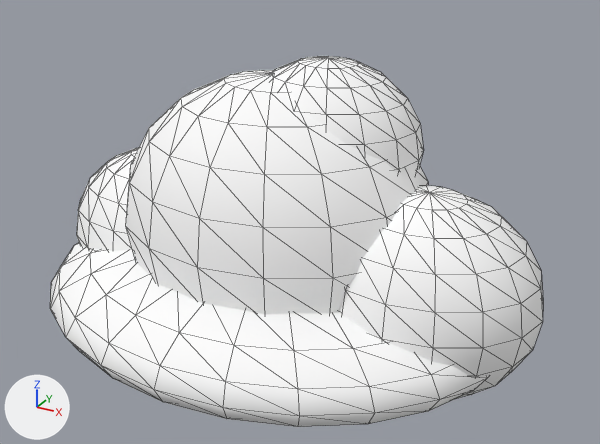
The glTF model smash-areia/godot/assets/models/cloud_puff.glb, before and after one commit.
The view is the same before and after, from a camera (50 mm lens) standing at (2.09, -3.53, 2.2) and looking at (0.15, 0.0, 0.44). The axes (+X, +Y, +Z) are drawn at lower left. The lights are the same throughout. The first picture is the older version. Mesh edges are drawn as thin lines.

The scene before the commit, as lines of its bpy script (objects in view):
```python
me_cloud = bpy.data.meshes.new('Cloud')
me_cloud.from_pydata(...)  # a UV sphere (24 segments, 10 rings, poles along z) spanning x -1.33..1.33, y -1.1..1.1, z -0.32..0.32; a UV sphere (16 segments, 10 rings, poles along z) spanning x -0.85..0.85, y -0.72..0.72, z -0.31..1.21; a UV sphere (16 segments, 10 rings, poles along z) spanning x 0.25..1.45, y -0.51..0.51, z -0.34..0.74; a UV sphere (16 segments, 10 rings, poles along z) spanning x -1.35..-0.25, y -0.42..0.52, z -0.31..0.68; a UV sphere (16 segments, 10 rings, poles along z) spanning x -0.25..0.75, y -0.33..0.53, z 0.4..1.3
me_cloud.materials.append(mat_cloud)  # white #ffffff
ob_cloud = bpy.data.objects.new('Cloud', me_cloud)
ob_cloud.location = (0.0, 0.0, 0.0)
```
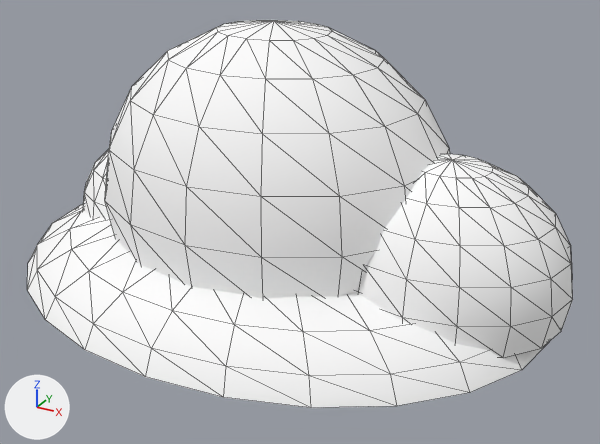
Pixel boxes [x1, y1, x2, y2] of what changed, in the pictures (600 x 444 px):
'Cloud', reshaped (11% wider): before [50, 56, 543, 427]; after [27, 20, 573, 408]
part 1 of me_cloud, rebuilt: before [50, 243, 489, 427]; after [27, 204, 549, 408]
part 2 of me_cloud, rebuilt (14% wider, 14% taller): before [126, 70, 428, 314]; after [105, 20, 450, 299]
part 3 of me_cloud, rebuilt: before [339, 185, 543, 399]; after [357, 154, 573, 358]
part 4 of me_cloud, rebuilt: before [77, 147, 139, 251]; after [83, 149, 110, 218]
part 5 of me_cloud, deleted: before [271, 56, 423, 175]

Patch to the scene script:
```diff
--- a/smash-areia/godot/assets/models/cloud_puff.glb.py
+++ b/smash-areia/godot/assets/models/cloud_puff.glb.py
@@ me_cloud @@
 # used by ob_cloud; location = (0.0, 0.0, 0.0)
-me_cloud.from_pydata(...)  # 802 vertices, 1584 faces; spans x -1.35..1.45, y -1.1..1.1, z -0.34..1.3
+me_cloud.from_pydata(...)  # 428 vertices, 776 faces; spans x -1.49..1.57, y -1.15..1.15, z 0.09..1.47
+# me_cloud part 1: the loose piece of 218 vertices spanning x -1.33..1.33, y -1.1..1.1, z -0.32..0.32 is rebuilt with 121 vertices and now spans x -1.49..1.49, y -1.15..1.15, z 0.1..0.48
+# me_cloud part 2: the loose piece of 146 vertices spanning x -0.85..0.85, y -0.72..0.72, z -0.31..1.21 is rebuilt with 113 vertices and now spans x -0.95..0.95, y -0.81..0.81, z 0.09..1.47
+# me_cloud part 3: the loose piece of 146 vertices spanning x 0.25..1.45, y -0.51..0.51, z -0.34..0.74 is rebuilt with 97 vertices and now spans x 0.33..1.57, y -0.53..0.53, z 0.17..0.92
+# me_cloud part 4: the loose piece of 146 vertices spanning x -1.35..-0.25, y -0.42..0.52, z -0.31..0.68 is rebuilt with 97 vertices and now spans x -1.3..-0.3, y -0.38..0.47, z 0.16..0.76
+# me_cloud part 5: the loose piece of 146 vertices spanning x -0.25..0.75, y -0.33..0.53, z 0.4..1.3 is deleted
 me_cloud.materials.append(mat_cloud)
```
